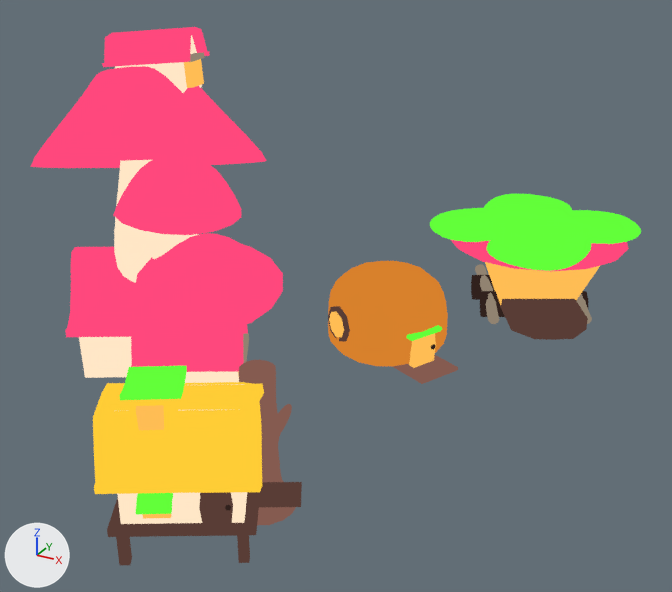
Two versions of the Blender file Assets/Models/Jungle/Village Houses/vilage.blend, one commit apart.
Both versions are drawn from a 50 mm lens placed at (12.54, -18.63, 11.67), pointed at (2.5, -0.38, 2.55). Every picture has the same lights, and +X, +Y and +Z are marked at lower left.
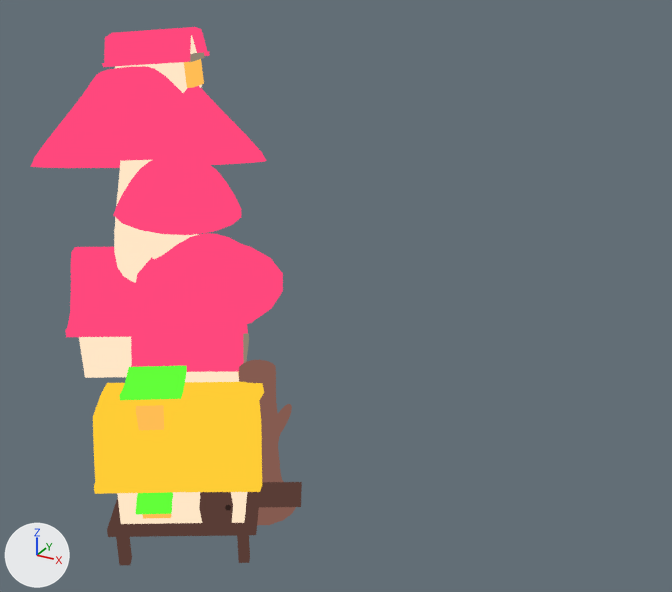
Pixel boxes [x1, y1, x2, y2] of what changed, in the pictures (672 x 592 px):
'Cube.006', moved
    both: [93, 382, 264, 494]
'Cube.023', deleted (orange)
    before: [328, 261, 448, 366]
'Cube.027', deleted (green)
    before: [486, 225, 591, 271]
'Cube.021', deleted (brown)
    before: [500, 299, 588, 340]
'Cube.020', deleted (orange)
    before: [485, 262, 601, 305]
'Cube.028', deleted (green)
    before: [430, 208, 535, 242]
'Cube.029', deleted (green)
    before: [535, 210, 641, 244]
'Cube.022', deleted (pink)
    before: [451, 240, 628, 271]
'Cube.030', deleted (green)
    before: [484, 194, 572, 224]
'Cube.026', deleted (brown)
    before: [392, 355, 458, 384]
'BezierCurve', deleted (brown)
    before: [475, 264, 592, 324]
'Cube.025', deleted (orange)
    before: [409, 333, 436, 368]
'Cylinder', deleted (brown)
    before: [471, 275, 588, 317]
'Cylinder.002', deleted (orange)
    before: [328, 306, 350, 342]
'Cube.024', deleted
    before: [406, 325, 442, 341]

The change, as a list of edits to the scene's bpy script:
```text
Change ob_cube_006:
    ob_cube_006.location: (3.107, -6.696, 3.059) -> (3.107, -6.696, 3.068)
Remove ob_cube_020:
    ob_cube_020 = bpy.data.objects.new('Cube.020', me_cube_021)
Remove ob_beziercurve:
    ob_beziercurve = bpy.data.objects.new('BezierCurve', cu_beziercurve)
Remove ob_cube_021:
    ob_cube_021 = bpy.data.objects.new('Cube.021', me_cube_022)
Remove ob_cube_022:
    ob_cube_022 = bpy.data.objects.new('Cube.022', me_cube_023)
Remove ob_cylinder:
    ob_cylinder = bpy.data.objects.new('Cylinder', me_cylinder)
Remove ob_cube_023:
    ob_cube_023 = bpy.data.objects.new('Cube.023', me_cube_025)
Remove ob_cylinder_002:
    ob_cylinder_002 = bpy.data.objects.new('Cylinder.002', me_cylinder_003)
Remove ob_cube_024:
    ob_cube_024 = bpy.data.objects.new('Cube.024', me_cube_027)
Remove ob_cube_025:
    ob_cube_025 = bpy.data.objects.new('Cube.025', me_cube_028)
Remove ob_cube_026:
    ob_cube_026 = bpy.data.objects.new('Cube.026', me_cube_030)
Remove ob_cube_027:
    ob_cube_027 = bpy.data.objects.new('Cube.027', me_cube_031)
Remove ob_cube_028:
    ob_cube_028 = bpy.data.objects.new('Cube.028', me_cube_032)
Remove ob_cube_029:
    ob_cube_029 = bpy.data.objects.new('Cube.029', me_cube_033)
Remove ob_cube_030:
    ob_cube_030 = bpy.data.objects.new('Cube.030', me_cube_034)
```
